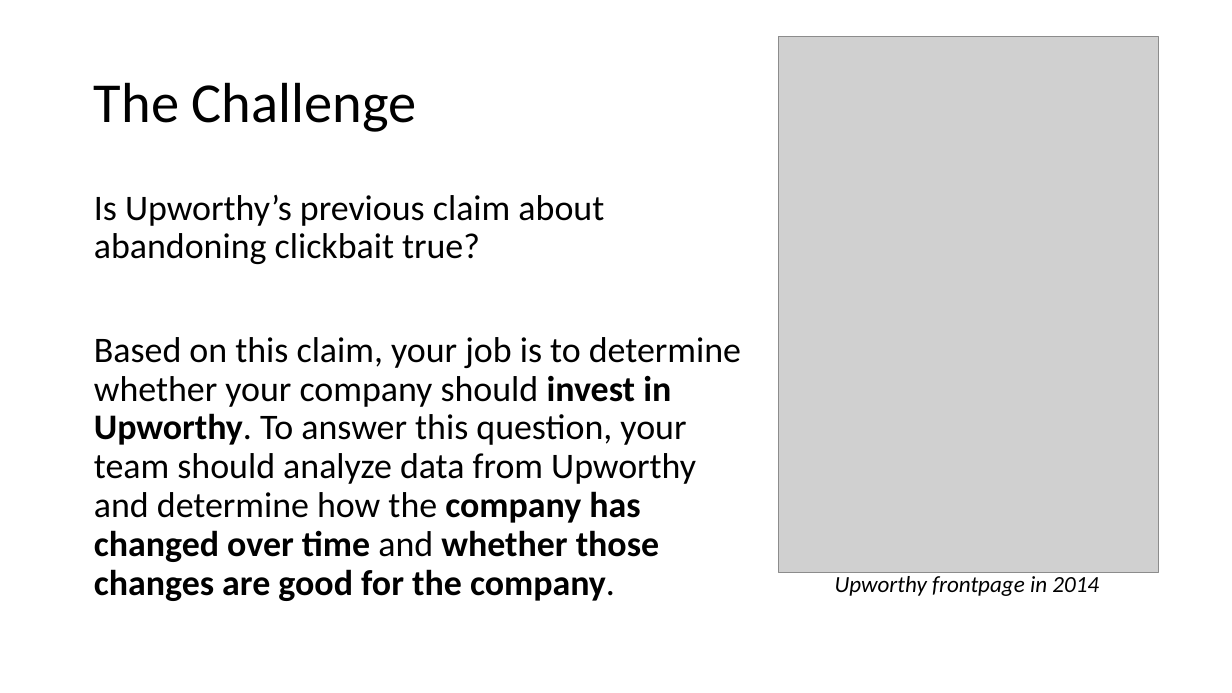
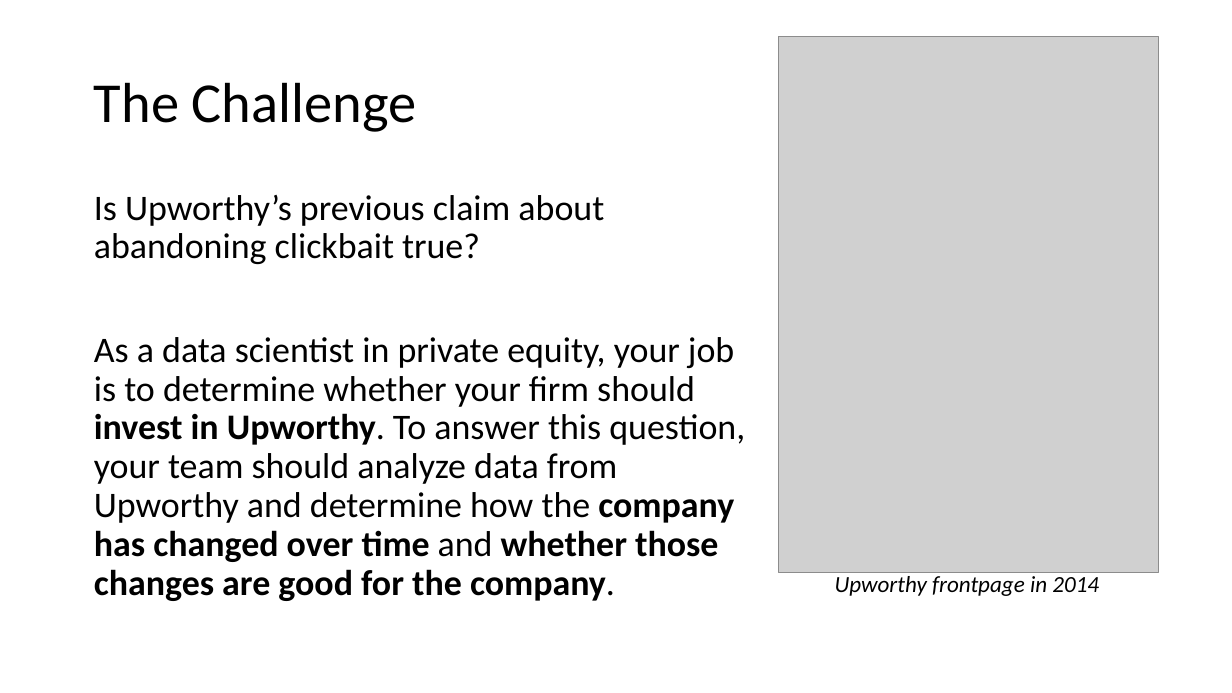
Before and after one commit to MLDS-UT-Austin/DataHack2022, a slide deck: slide 3 of DataHack 2022.pptx. Drawn at 1232x693 pixels with LibreOffice and Linux fonts; fonts in the diff are those of the drawing; grey boxes stand for pictures. Boxes give left, top, right and bottom in pixels: in the first picture for what was removed or moved away, otherwise in the second. Text is boxed around its words. In the diff, an @@ line names an element or a change of style, - is before the commit and + after.

```diff
--- a/DataHack 2022.pptx
+++ b/DataHack 2022.pptx
@@ text at box(94, 337, 745, 601): text changed @@
-Based on this claim, your job is to determine whether your company should invest in Upworthy. To answer this question, your team should analyze data from Upworthy and determine how the company has changed over time and whether those changes are good for the company.
+As a data scientist in private equity, your job is to determine whether your firm should invest in Upworthy. To answer this question, your team should analyze data from Upworthy and determine how the company has changed over time and whether those changes are good for the company.
```
Also in this commit, not shown: 1 other slide changed, 2 slides added.
